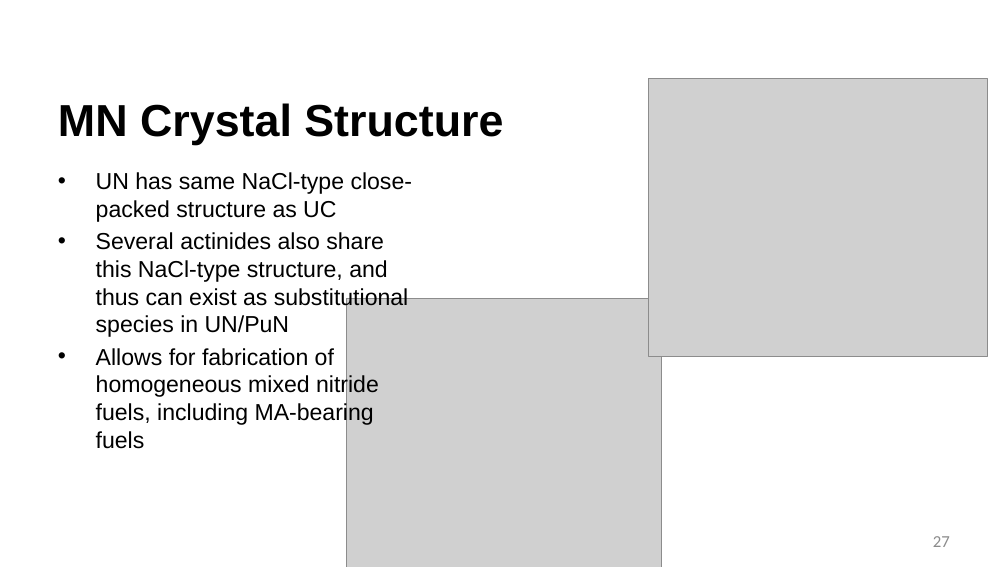
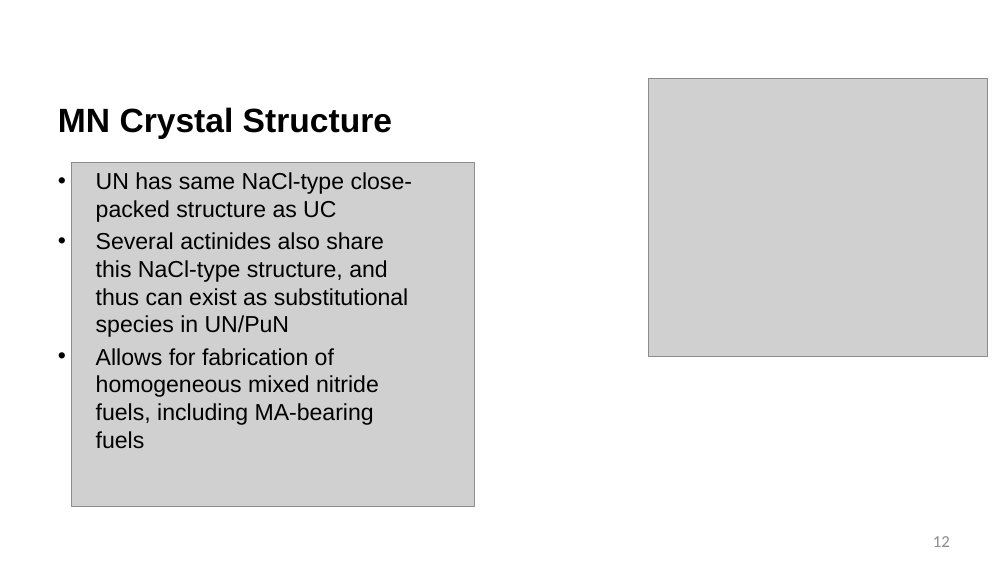
Before and after one commit to benbeeler/TEACHING, a slide deck: slide 12 of Advanced Reactor Materials/Fall2025/Lec16_carbide_nitride.pptx (slide 27 before the commit). Drawn at 1008x567 pixels with LibreOffice and Linux fonts; fonts in the diff are those of the drawing; grey boxes stand for pictures; background and template pictures are left out. Boxes give left, top, right and bottom in pixels: in the first picture for what was removed or moved away, otherwise in the second. Text is boxed around its words. In the diff, an @@ line names an element or a change of style, - is before the commit and + after.

```diff
--- a/Advanced Reactor Materials/Fall2025/Lec16_carbide_nitride.pptx
+++ b/Advanced Reactor Materials/Fall2025/Lec16_carbide_nitride.pptx
@@ title "MN Crystal Structure" at (58, 107, 392, 139): size 42.7 to 32 pt @@
@@ picture: place and size @@
-picture at (346, 298, 662, 567)
+picture at (71, 163, 475, 507)
@@ page number at (933, 536, 950, 547): text changed @@
-27
+12
```
Also in this commit, not shown: 16 other slides changed, 15 slides removed, 5 other files.
